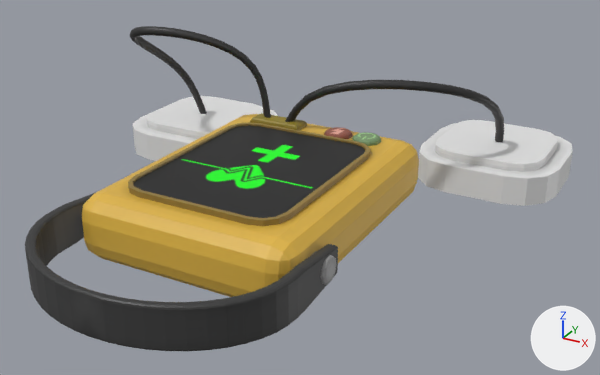
What one commit did to the FBX model Assets/CustomPrefabs/InteractableItems/RawFBXFiles/Defibrillator/Defibrillator.fbx.
Before and after are seen from a 50 mm lens placed at (0.286, -0.465, 0.238), pointed at (0.014, 0.029, -0.009). Every picture has the same lights, and +X, +Y and +Z are marked at lower right. The first picture is the older version. Where no turn or scale is listed for an object, it has been applied to the vertices.

Objects in the first picture: 'Defib', 'Node1', 'Node2', 'Wire1', 'Wire2'.
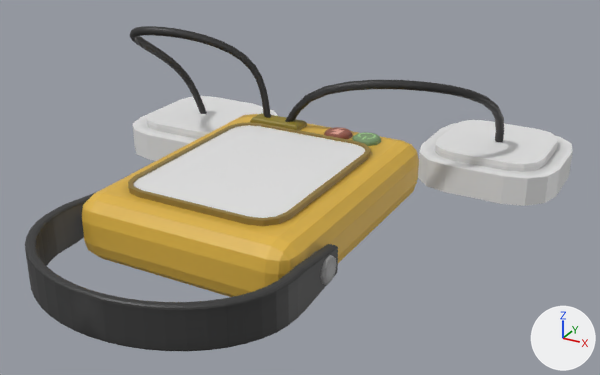
Boxes [x1, y1, x2, y2] around the edits, measured in the pictures (600 x 375 px):
part 1 of me_cube_001, recoloured (black to white)
    both: [133, 125, 365, 218]

Diff of the bpy script that builds the scene:
```diff
--- a/Assets/CustomPrefabs/InteractableItems/RawFBXFiles/Defibrillator/Defibrillator.fbx.py
+++ b/Assets/CustomPrefabs/InteractableItems/RawFBXFiles/Defibrillator/Defibrillator.fbx.py
@@ mat_screen @@
+mat_screen = principled_material('Screen')
+mat_screen.base_color = (0.8, 0.8, 0.8)  # white #e7e7e7
+mat_screen.roughness = 0.4
@@ me_cube_001 @@
 me_cube_001.from_pydata(...)  # 872 vertices, 818 faces; spans x -0.094..0.094, y -0.184..0.107, z -0.03..0.022
 # used by ob_defib; location = (0.0, 0.0, 0.0)
+# me_cube_001 part 1: all 2 faces centred in x -0.04..0.04, y -0.01, z 0.019 switch from mat_defib (picture img_defib_png) to mat_screen (white #e7e7e7)
```
